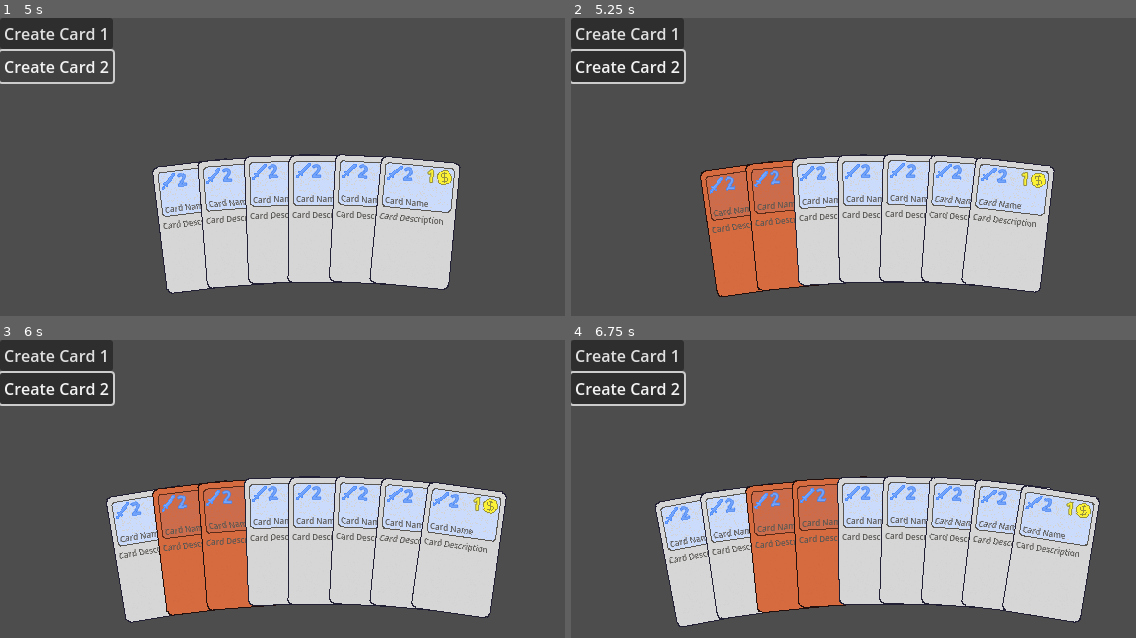
Above: before the commit, frames 1-4 (two rows, left to right).
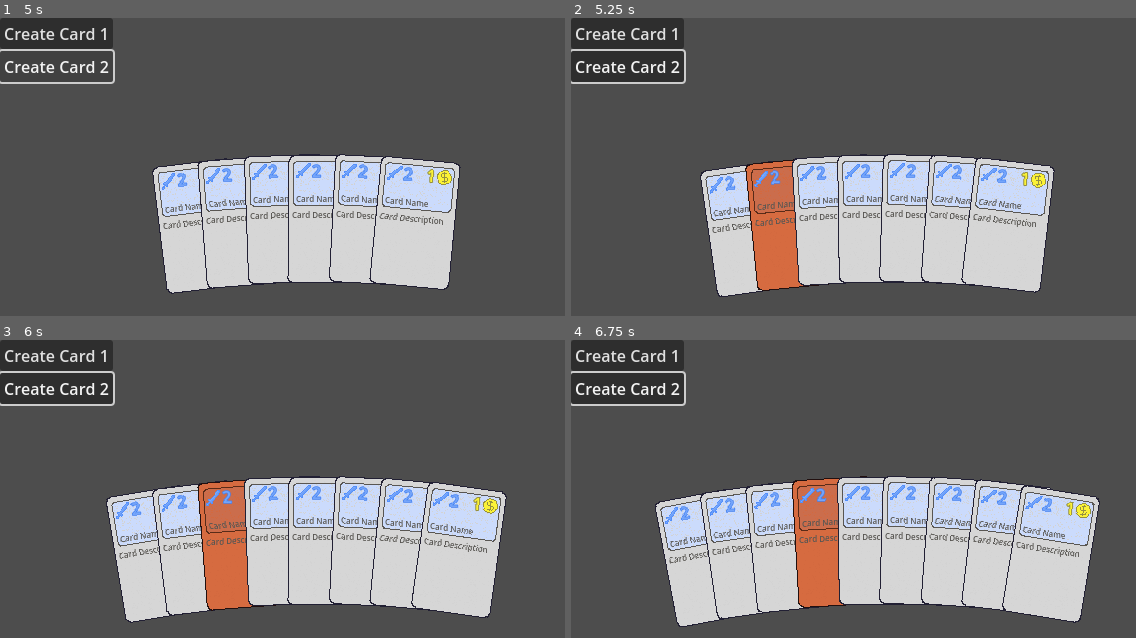
Above: after the commit, the same moments.

Repository: zcbntr/bucinum
Game: Godot game, scene res://scenes/deck_and_hand.tscn
The game is run twice, just before and just after one commit, with the same random seed, the same clock (stepped at 60 frames per second) and the same inputs.
Inputs (mouse positions are in pixels of both pictures, inside the frame that each line leads up to):
- Up to frame 1 (5 s): click "Create Card 1" at 0.5 s; click "Create Card 2" at 1.25 s; click "Create Card 1" at 2 s; click "Create Card 2" at 2.75 s; click "Create Card 1" at 3.5 s; click "Create Card 2" at 4.25 s
- Up to frame 2 (5.25 s): tap Enter at 5 s; move the mouse to (768, 226) at 5.02 s
- Up to frame 3 (6 s): tap Space at 5.75 s; move the mouse to (220, 545) at 5.77 s
- Up to frame 4 (6.75 s): tap Enter at 6.5 s; move the mouse to (813, 542) at 6.52 s

Frame 1 is identical in both runs. In frame 2, 3.2% of the frame differs, in the area x 22-36%, y 47-94%; in frame 3, 3.2%; in frame 4, 3.3%, in the area x 30-46%, y 47-92%.

Commit message:
Fix card highlighting

Diff:
--- a/scripts/card.gd
+++ b/scripts/card.gd
@@ -1,5 +1,7 @@
 class_name Card extends Node2D
 
+signal mouse_entered(card: Card)
+signal mouse_exited(card: Card)
 
 @export var card_name: String = "Card Name"
 @export var card_description: String = "Card Description"
@@ -67,9 +69,8 @@
 
 
 func _on_clickable_area_mouse_entered() -> void:
-	highlight()
-
+	mouse_entered.emit(self)
 
 
 func _on_clickable_area_mouse_exited() -> void:
-	unhighlight()
+	mouse_exited.emit(self)
--- a/scripts/hand.gd
+++ b/scripts/hand.gd
@@ -10,11 +10,14 @@
 @onready var collision_shape: CollisionShape2D = $DebugCircle
 
 var hand: Array = []
+var cards_touched: Array = []
 
 # Physically add card to hand, positionally sort cards
 func add_card(_card: Card):
 	hand.push_back(_card)
 	add_child(_card)
+	_card.mouse_entered.connect(_handle_card_touched)
+	_card.mouse_exited.connect(_handle_card_untouched)
 	reposition_cards()
 
 # Remove card by index from hand, positionally sort cards
@@ -44,6 +47,13 @@
 	card.set_position(get_card_position(_angle_in_deg))
 	card.set_rotation(deg_to_rad(_angle_in_deg + 90))
 
+func _handle_card_touched(_card: Card) -> void:
+	cards_touched.push_back(_card)
+
+
+func _handle_card_untouched(_card: Card) -> void:
+	cards_touched.remove_at(cards_touched.find(_card))
+
 # Called when the node enters the scene tree for the first time.
 func _ready() -> void:
 	pass # Replace with function body.
@@ -51,5 +61,16 @@
 
 # Called every frame. 'delta' is the elapsed time since the previous frame.
 func _process(delta: float) -> void:
+	for card in hand:
+		card.unhighlight()
+
+	if (!cards_touched.is_empty()):
+		var highest_touched_index: int = -1
+		for touched_card in cards_touched:
+			highest_touched_index = max(highest_touched_index, hand.find(touched_card))
+		if highest_touched_index >= 0 &&	 highest_touched_index < hand.size():
+			hand[highest_touched_index].highlight()
+
+#	Tool logic
 	if (collision_shape.shape as CircleShape2D).radius != hand_radius:
 		(collision_shape.shape as CircleShape2D).set_radius(hand_radius)
